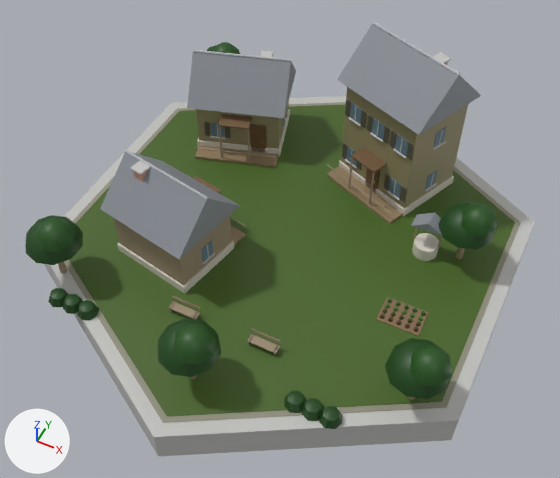
A saved change to the glTF model native/godot/assets/art/blender/cottage_us.glb.
Rendered twice from a 50 mm camera at (11.1, -23.3, 28.5) aimed at (0.4, -1.8, 1.7). Arrows for +X, +Y and +Z are at lower left; the lights stay in place. The picture after the commit comes second. Vertices at exactly the same position are counted once.

Before the edit, the objects in view are built like this:
```python
me_earth = bpy.data.meshes.new('earth')
me_earth.from_pydata(...)  # 16 vertices, 24 faces; spans x -8.6..7.8, y -3.0..0.8, z 0.1..0.2
me_earth.materials.append(mat_earth)
me_leaf = bpy.data.meshes.new('leaf')
me_leaf.from_pydata(...)  # 952 vertices, 1414 faces; spans x -9.7..9.9, y -10.5..9.3, z 0.1..3.9
me_leaf.materials.append(mat_leaf)
me_pavers = bpy.data.meshes.new('pavers')
me_pavers.from_pydata(...)  # 12 vertices, 20 faces; spans x -10.0..10.0, y -11.6..11.6, z 0.1
me_pavers.materials.append(mat_pavers)
me_turf = bpy.data.meshes.new('turf')
me_turf.from_pydata(...)  # 12 vertices, 20 faces; spans x -9.8..9.8, y -11.3..11.3, z 0.1..0.2
me_turf.materials.append(mat_turf)
me_wall_concrete = bpy.data.meshes.new('wall_concrete')
me_wall_concrete.from_pydata(...)  # 708 vertices, 1256 faces; spans x -10.7..10.7, y -12.3..12.3, z -1.6..8.0
me_wall_concrete.materials.append(mat_wall_concrete)
ob_earth = bpy.data.objects.new('earth', me_earth)
ob_earth.location = (0.0, 0.0, 0.0)
ob_leaf = bpy.data.objects.new('leaf', me_leaf)
ob_leaf.location = (0.0, 0.0, 0.0)
ob_pavers = bpy.data.objects.new('pavers', me_pavers)
ob_pavers.location = (0.0, 0.0, 0.0)
ob_turf = bpy.data.objects.new('turf', me_turf)
ob_turf.location = (0.0, 0.0, 0.0)
ob_wall_concrete = bpy.data.objects.new('wall_concrete', me_wall_concrete)
ob_wall_concrete.location = (0.0, 0.0, 0.0)
# also in view: 'roof_slate' at (-0.7, 1.7, 5.0); 'stone' at (-0.7, 1.6, 0.5); 'glass' at (-1.2, 1.6, 2.9); 'wood' at (0.1, -0.3, 2.9); 'metal' at (-1.2, 1.7, 6.6)
```
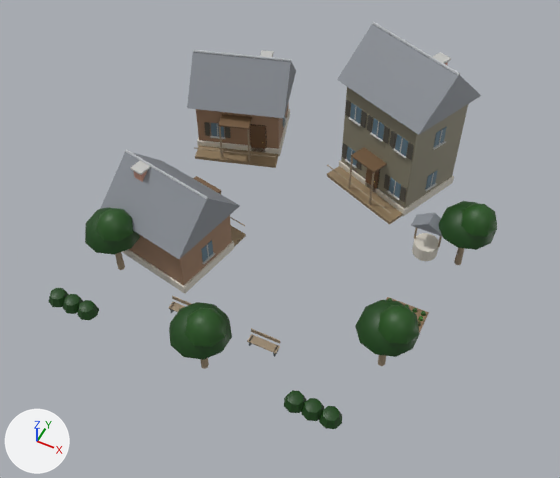
Location of each change, [x1, y1, x2, y2] in pixels of the pictures (560 x 478 px; the box of a moved part takes in the faces that stretch with it):
'turf', deleted (green): before [69, 105, 515, 416]
'wall_concrete', reshaped: before [44, 50, 534, 456]; after [130, 50, 451, 264]
'leaf', reshaped: before [25, 42, 497, 429]; after [49, 201, 497, 429]
'pavers', deleted: before [64, 102, 521, 423]
part 1 of me_leaf, moved or reshaped (not visible afterwards): before [213, 42, 240, 54]
part 2 of me_leaf, moved or reshaped: before [385, 338, 452, 399]; after [355, 300, 420, 357]
part 3 of me_leaf, moved or reshaped: before [410, 345, 452, 387]; after [378, 305, 419, 344]
part 4 of me_leaf, moved or reshaped: before [25, 215, 83, 265]; after [85, 207, 140, 255]
part 5 of me_leaf, moved or reshaped: before [35, 218, 75, 252]; after [96, 208, 133, 241]
part 6 of me_leaf, moved or reshaped: before [157, 318, 221, 377]; after [169, 302, 232, 360]
part 7 of me_leaf, moved or reshaped: before [173, 324, 216, 364]; after [185, 308, 227, 347]
part 8 of me_wall_concrete, deleted: before [44, 96, 534, 456]

The change, as a diff of the scene's bpy script:
```diff
--- a/native/godot/assets/art/blender/cottage_us.glb.py
+++ b/native/godot/assets/art/blender/cottage_us.glb.py
@@ me_leaf @@
 # used by ob_leaf; location = (0.0, 0.0, 0.0)
-me_leaf.from_pydata(...)  # 952 vertices, 1414 faces; spans x -9.7..9.9, y -10.5..9.3, z 0.1..3.9
+me_leaf.from_pydata(...)  # 952 vertices, 1414 faces; spans x -8.5..9.3, y -9.6..7.1, z 0.1..3.9
+# me_leaf part 1: the loose piece of 25 vertices spanning x -8.6..-6.9, y 6.9..8.7, z 3.0..3.9 is moved by (2.3, -2.2, 0.0)
+# me_leaf part 2: the loose piece of 41 vertices spanning x 7.3..9.9, y -7.3..-4.7, z 2.2..3.4 is moved by (-1.8, 1.3, 0.0)
+# me_leaf part 3: the loose piece of 25 vertices spanning x 8.2..9.9, y -7.1..-5.3, z 3.0..3.9 is moved by (-1.8, 1.3, 0.0)
+# me_leaf part 4: the loose piece of 41 vertices spanning x -9.7..-7.1, y -8.3..-5.7, z 2.2..3.4 is moved by (2.0, 1.7, 0.0)
+# me_leaf part 5: the loose piece of 25 vertices spanning x -8.8..-7.1, y -8.1..-6.3, z 3.0..3.9 is moved by (2.0, 1.7, 0.0)
+# me_leaf part 6: the loose piece of 41 vertices spanning x -1.3..1.3, y -10.5..-7.9, z 2.2..3.4 is moved by (0.0, 0.9, 0.0)
+# me_leaf part 7: the loose piece of 25 vertices spanning x -0.4..1.3, y -10.3..-8.5, z 3.0..3.9 is moved by (0.0, 0.9, 0.0)
+# other edits to the shape of me_leaf do not show in these pictures
 me_leaf.materials.append(mat_leaf)
@@ me_wall_concrete @@
 # used by ob_wall_concrete; location = (0.0, 0.0, 0.0)
-me_wall_concrete.from_pydata(...)  # 708 vertices, 1256 faces; spans x -10.7..10.7, y -12.3..12.3, z -1.6..8.0
+me_wall_concrete.from_pydata(...)  # 696 vertices, 1236 faces; spans x -8.3..6.1, y -5.5..8.8, z 0.1..8.0
+# me_wall_concrete part 8: the loose piece of 12 vertices spanning x -10.7..10.7, y -12.3..12.3, z -1.6..0.1 is deleted
 me_wall_concrete.materials.append(mat_wall_concrete)
@@ ob_pavers @@
-ob_pavers = bpy.data.objects.new('pavers', me_pavers)
-ob_pavers.location = (0.0, 0.0, 0.0)
@@ ob_turf @@
-ob_turf = bpy.data.objects.new('turf', me_turf)
-ob_turf.location = (0.0, 0.0, 0.0)
```
